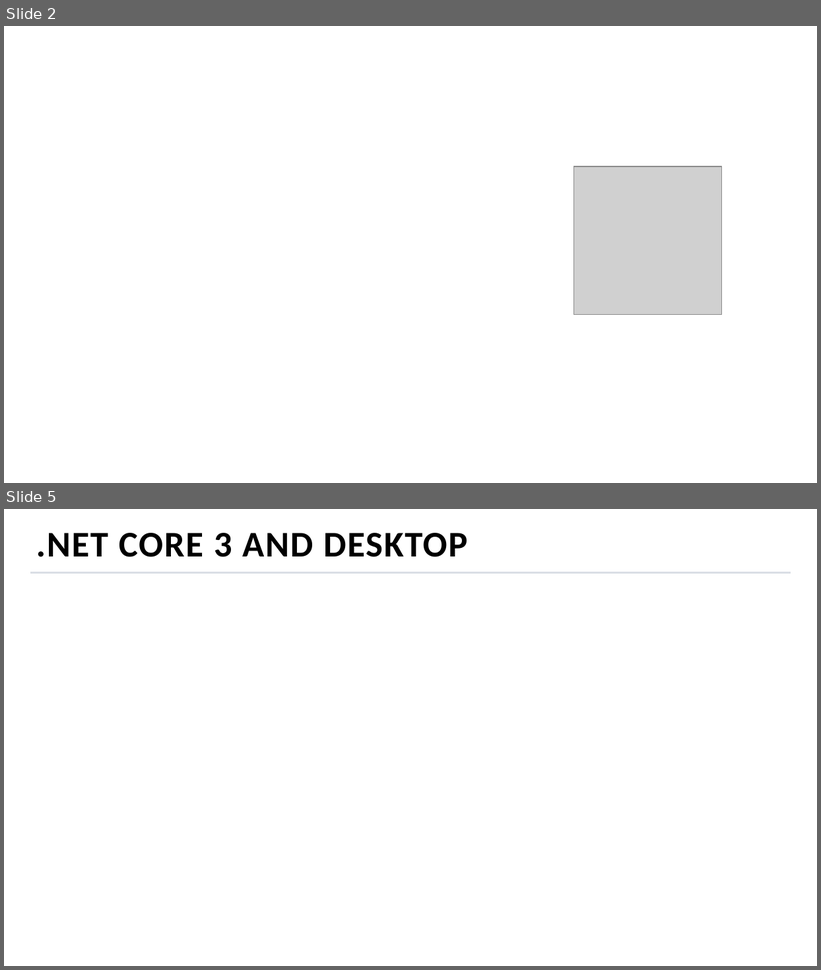
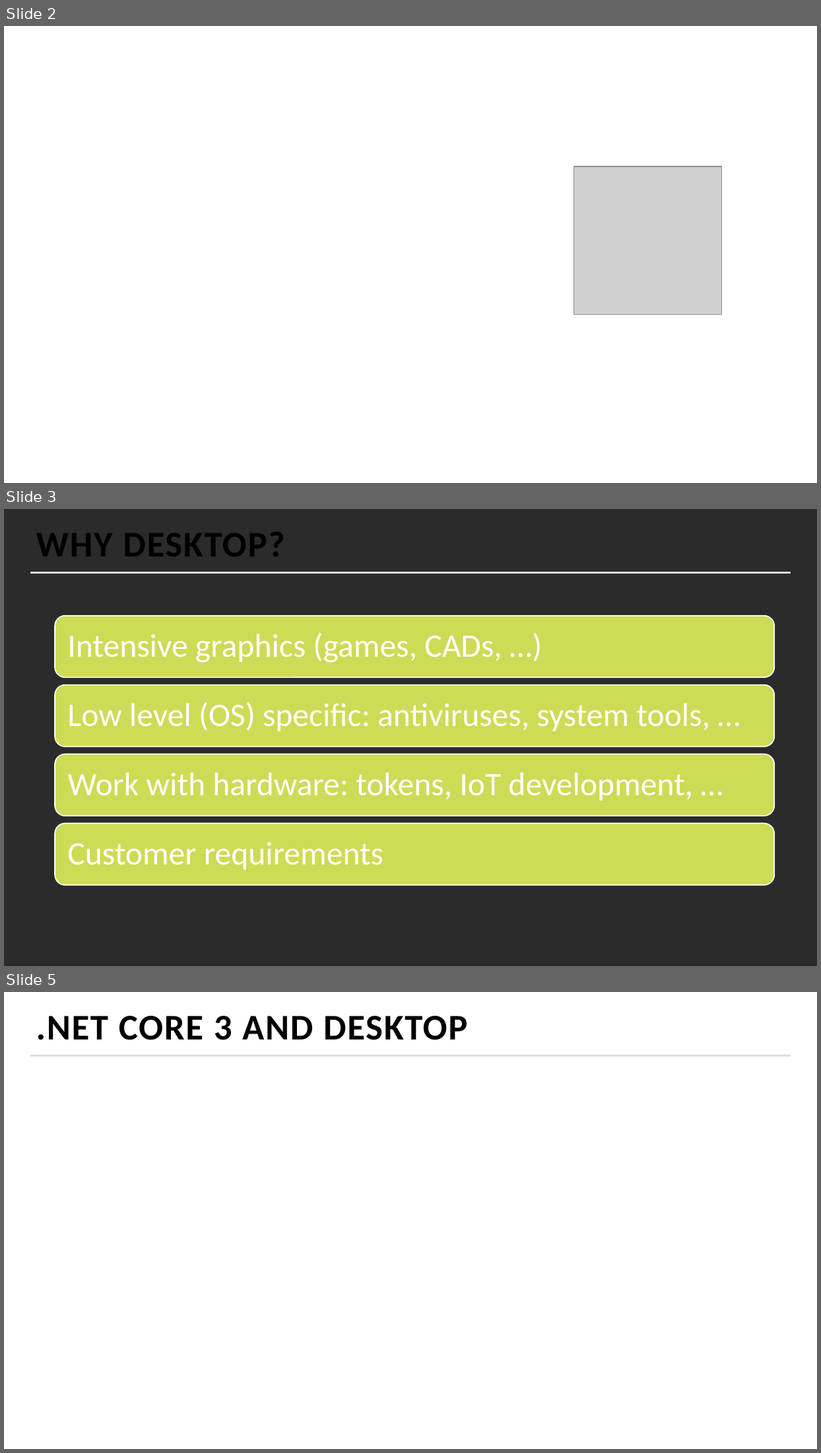
Before and after one commit to MihailRomanov/TechTalks_GUI_in_Net, a slide deck: presentation.pptx. Shown one above the other, each under a label of ours: slides 2 and 5 before the commit, slides 2, 3 and 5 after it; the slides between them are not shown. The pictures are 821x970 and 821x1453 pixels, drawn with LibreOffice and Linux fonts; fonts in the diff are those of the drawing; grey boxes stand for pictures; background and template pictures are left out; a plain dark background stands for a picture behind light text. Boxes give left, top, right and bottom in pixels: in the first picture for what was removed or moved away, otherwise in the second. Text is boxed around its words. In the diff, an @@ line names an element or a change of style, - is before the commit and + after.

```diff
--- a/presentation.pptx
+++ b/presentation.pptx
@@ slide 3 added at bbox=[4, 509, 817, 966], background picture (left out); not listed: 1 template element that a slide beside it also shows @@
@@ title added at bbox=[36, 532, 284, 557], 32 pt, text #000000, bold @@
+WHY DESKTOP?
@@ group added at bbox=[54, 615, 774, 885]: 4 rounded rectangles, 4 texts @@
+Intensive graphics (games, CADs, …)
+Low level (OS) specific: antiviruses, system tools, …
+Work with hardware: tokens, IoT development, …
+Customer requirements
```
Also in this commit, not shown: 3 slides changed, 1 other slide added, 2 slides removed.
